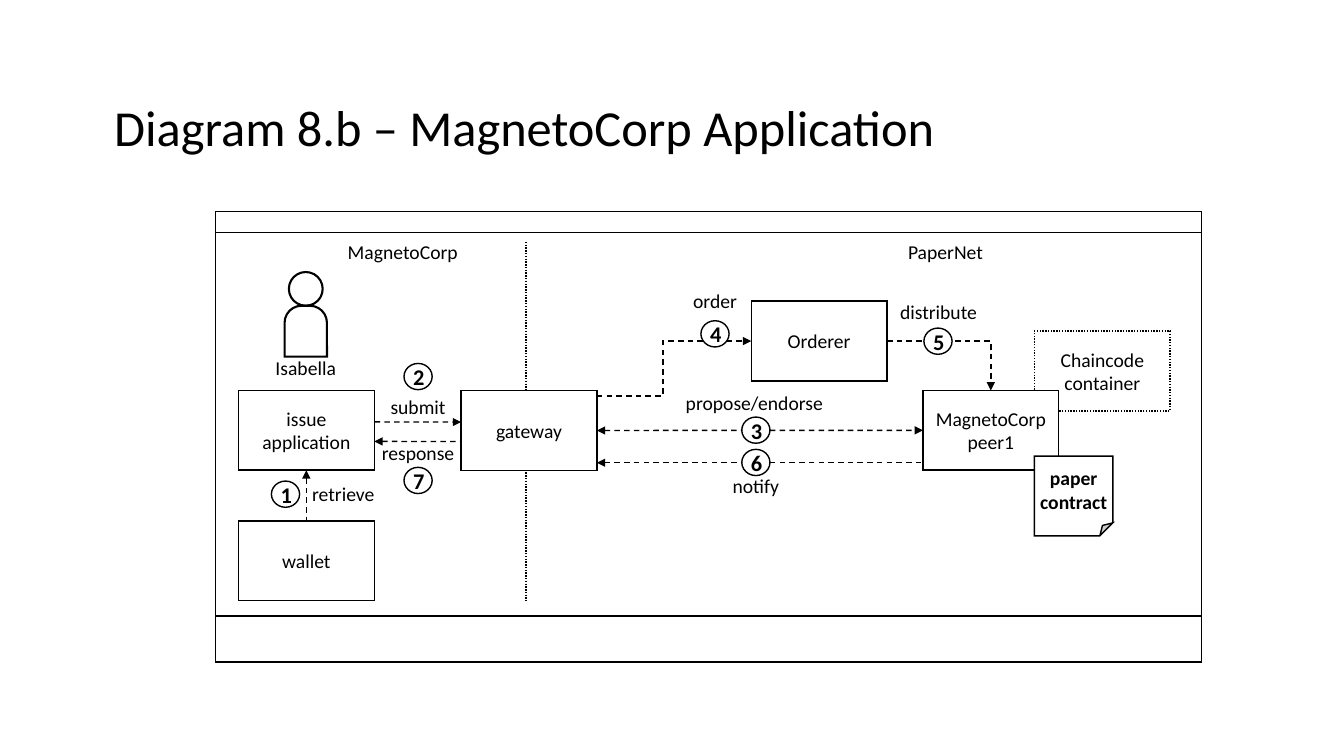
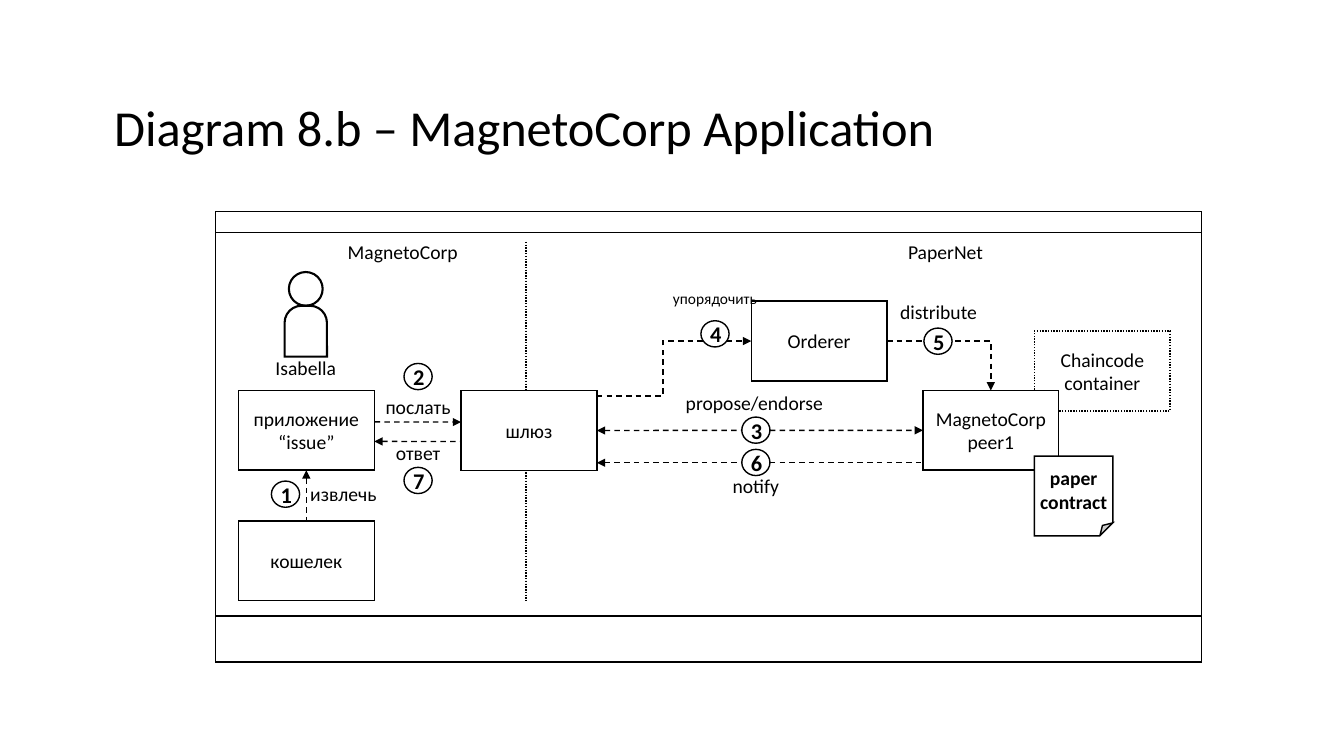
Before and after one commit to hyperledger/fabric-docs-i18n, a slide deck: slide 17 of docs/locale/ru_RU/source/tutorial/diagrams.pptx. Drawn at 1344x756 pixels with LibreOffice and Linux fonts; fonts in the diff are those of the drawing. Boxes give left, top, right and bottom in pixels: in the first picture for what was removed or moved away, otherwise in the second. Text is boxed around its words. In the diff, an @@ line names an element or a change of style, - is before the commit and + after.

```diff
--- a/docs/locale/ru_RU/source/tutorial/diagrams.pptx
+++ b/docs/locale/ru_RU/source/tutorial/diagrams.pptx
@@ text at <box>673,296,757,309</box>: text changed; size 14 to 11 pt @@
-order
+упорядочить
@@ text in rectangle at <box>254,416,359,449</box>: text changed @@
-issue application
+приложение “issue”
@@ text at <box>386,404,451,414</box>: text changed @@
-submit
+послать
@@ text in rectangle at <box>506,428,553,438</box>: text changed @@
-gateway
+шлюз
@@ text at <box>396,450,441,460</box>: text changed @@
-response
+ответ
@@ text at <box>310,491,376,501</box>: text changed @@
-    retrieve
+    извлечь
@@ text in rectangle at <box>270,558,342,568</box>: text changed @@
-wallet
+кошелек
```
Also in this commit, not shown: 11 other slides changed, 12 other files.
